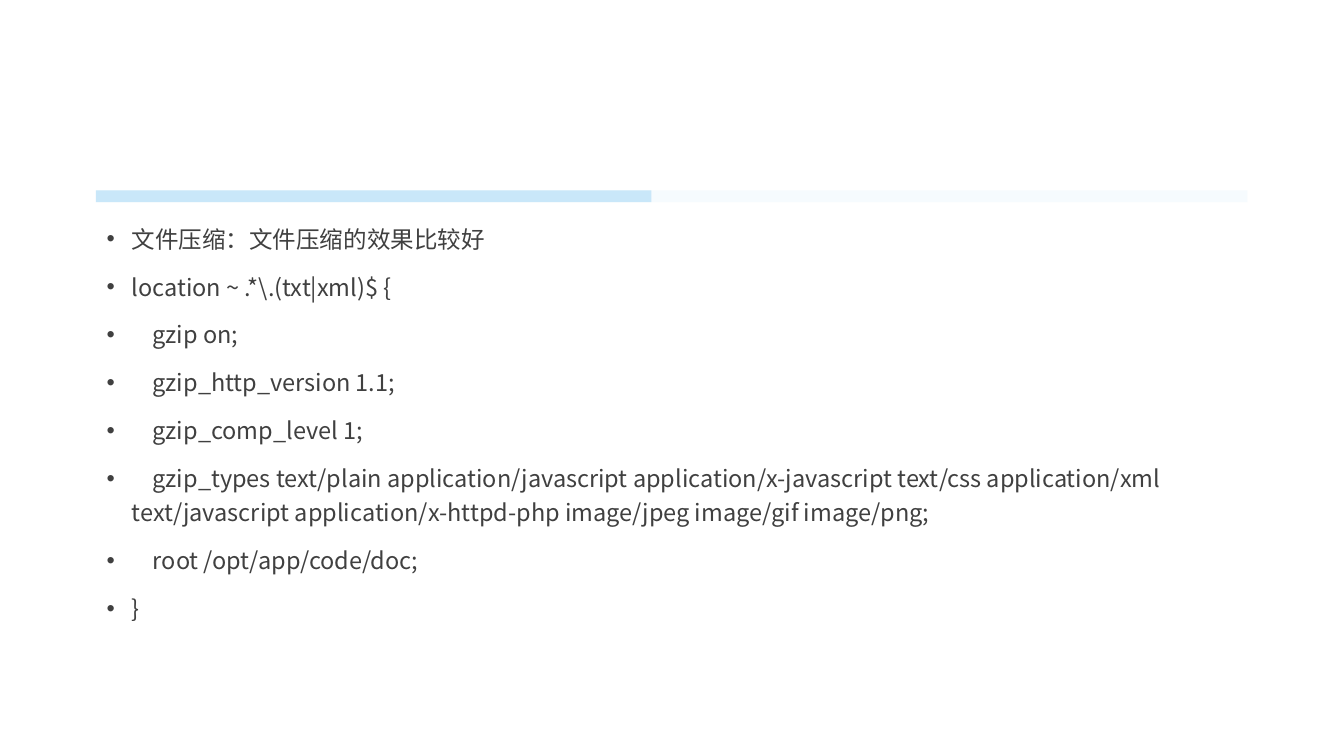
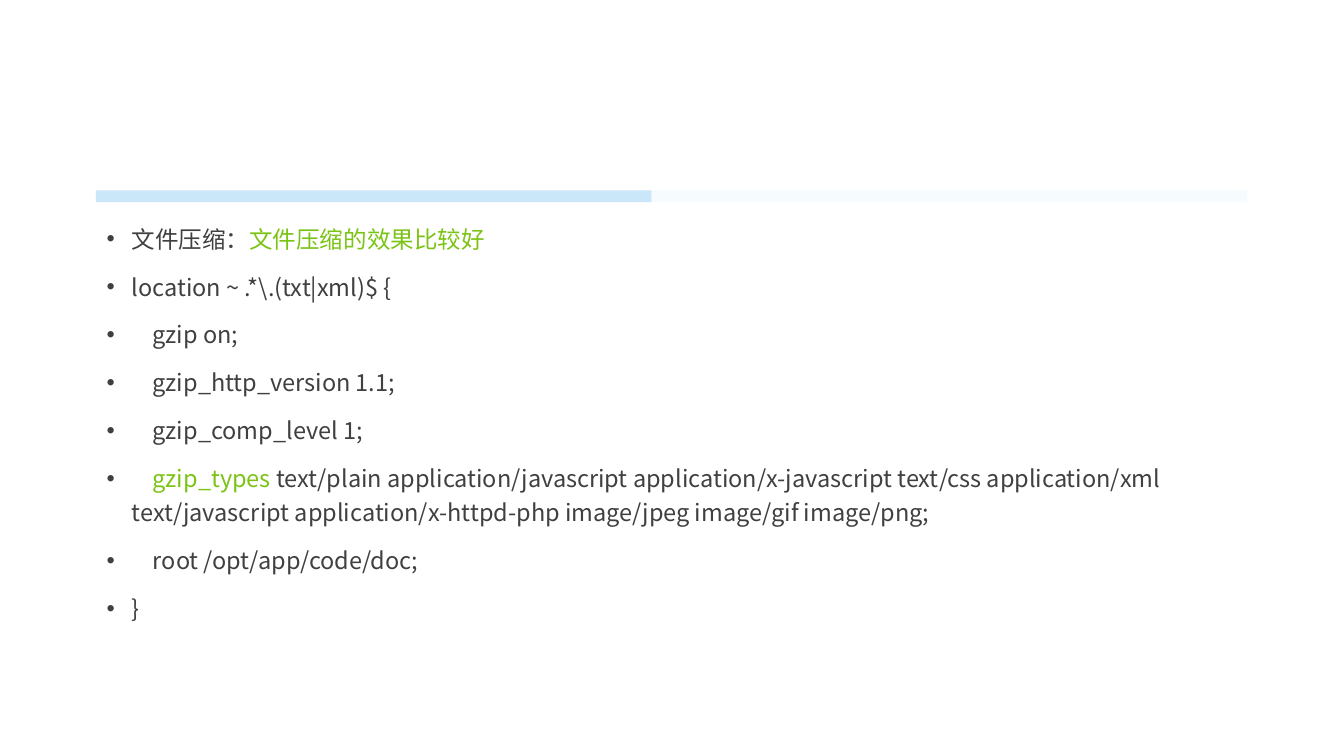
Before and after one commit to kakaisaname/php, a slide deck: slide 25 of nginx/Nginx.pptx. Drawn at 1344x756 pixels with LibreOffice and Linux fonts; fonts in the diff are those of the drawing; background and template pictures are left out. Boxes give left, top, right and bottom in pixels: in the first picture for what was removed or moved away, otherwise in the second. Text is boxed around its words. In the diff, an @@ line names an element or a change of style, - is before the commit and + after.

```diff
--- a/nginx/Nginx.pptx
+++ b/nginx/Nginx.pptx
@@ text at <box>132,228,1161,527</box>: text colour #404040 to #7BC415 in "文件压缩：文件压缩的效果比较好", "gzip_types" @@
```
Also in this commit, not shown: 18 other slides changed, 4 slides added, 3 slides removed.
